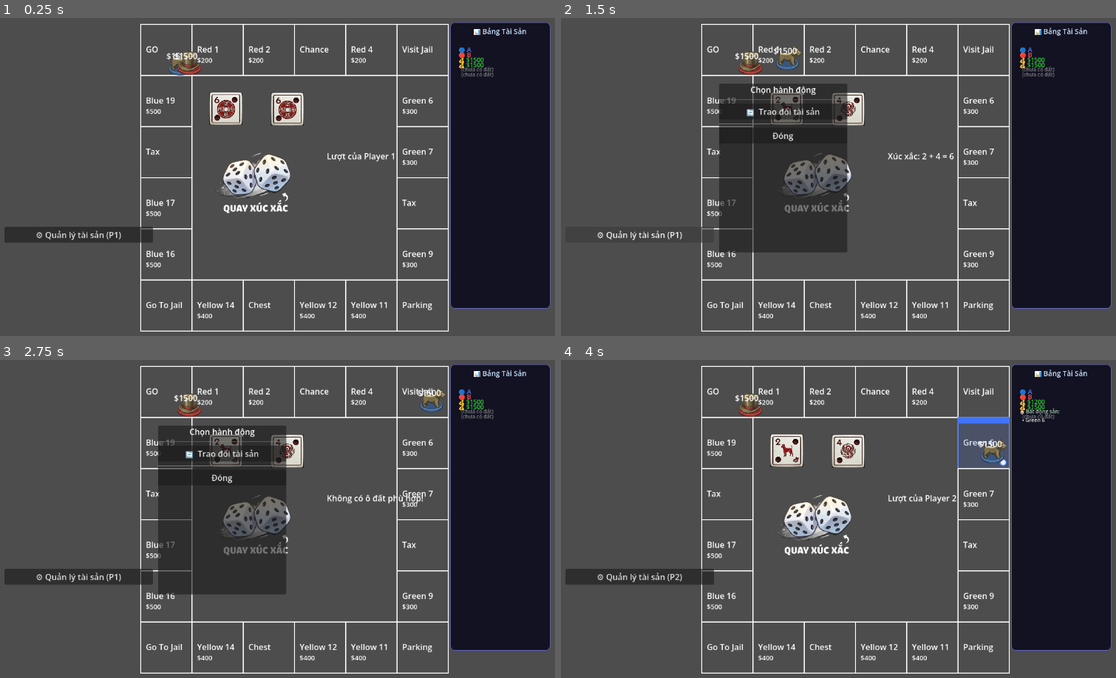
Above: before the commit, frames 1-4 (two rows, left to right).
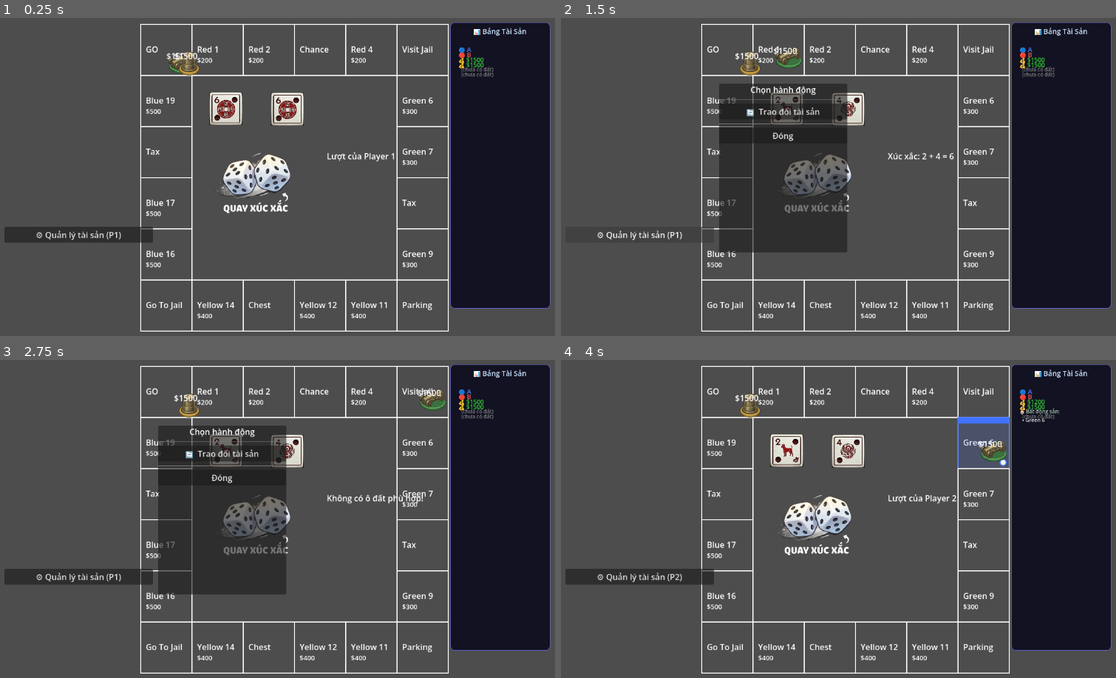
Above: after the commit, the same moments.

Repository: LeDaiNhan-23130215/Monopolime
Game: Godot game, scene res://monopolime.tscn
The game is run twice, just before and just after one commit, with the same random seed, the same clock (stepped at 60 frames per second) and the same inputs.
Inputs (mouse positions are in pixels of both pictures, inside the frame that each line leads up to):
- Up to frame 1 (0.25 s): no input
- Up to frame 2 (1.5 s): click (816, 177) at 0.5 s; click "⚙ Quản lý tài sản (P1)" at 1.25 s
- Up to frame 3 (2.75 s): click "🔄 Trao đổi tài sản" at 2 s
- Up to frame 4 (4 s): click "Đóng" at 2.75 s; click "🏠 Mua ô đất này" at 3.5 s

The runs differ from the first frame. In frame 1, 0.2% of the frame differs, in the area x 30-37%, y 10-19%; in frame 2, 0.3%; in frame 3, 0.3%; in frame 4, 0.4%, in the area x 31-81%, y 10-33%.

Commit message:
fix: Thay thế Autoload TokenManage bằng static class TokenManager để giải quyết triệt để lỗi Godot caching

Diff:
--- a/PlayerToken.gd
+++ b/PlayerToken.gd
@@ -15,7 +15,7 @@
 	await tween.finished
 
 func get_random_token_texture():
-	var tex = TokenManage.get_random_texture()
+	var tex = TokenManager.get_random_texture()
 	token_sprite.texture = tex
 
 	center_sprite()
--- a/project.godot
+++ b/project.godot
@@ -18,7 +18,6 @@
 [autoload]
 
 StorageService="*uid://bxbynds22lo3b"
-TokenManage="*res://scripts/TokenManager/TokenManager.gd"
 
 [global_group]
 
--- a/scripts/TokenManager/TokenManager.gd
+++ b/scripts/TokenManager/TokenManager.gd
@@ -1,14 +1,14 @@
-extends Node
+extends RefCounted
 class_name TokenManager
 
-var textures = [
+static var textures = [
 	preload("res://resources/PlayerToken/PlayerToken_Dog.png"),
 	preload("res://resources/PlayerToken/PlayerToken_Hat.png"),
 	preload("res://resources/PlayerToken/PlayerToken_Car.png"),
 	preload("res://resources/PlayerToken/PlayerToken_Something.png")
 ]
 
-func get_random_texture():
+static func get_random_texture():
 	if textures.is_empty():
 		return null
 
